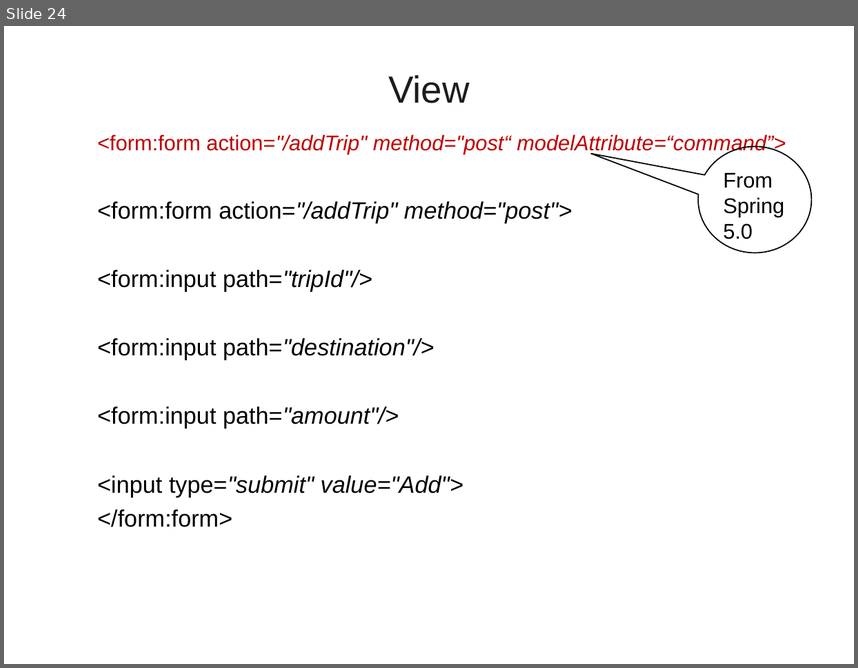
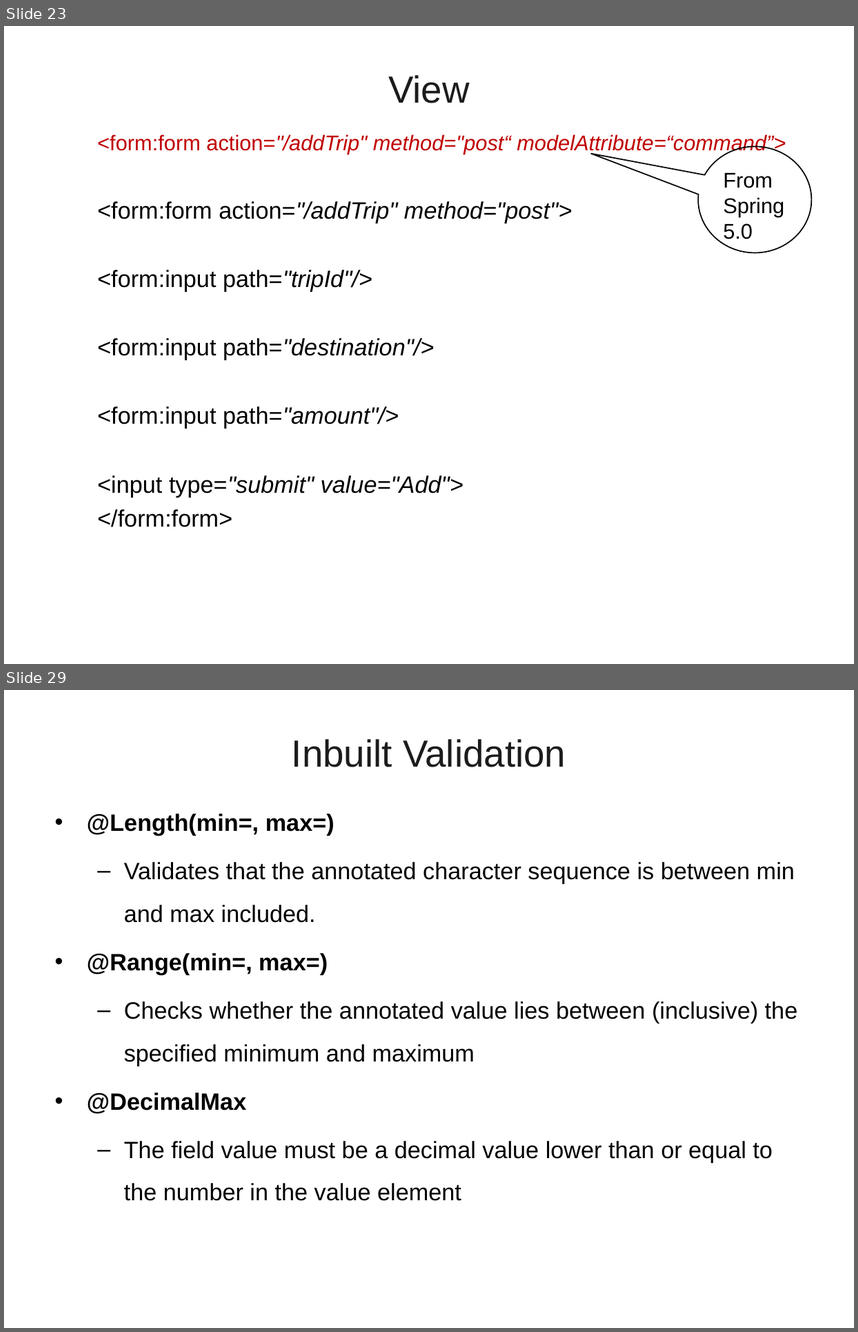
Before and after one commit to vatsanTraining/freshers_dec_2021, a slide deck: SpringBoot_MVC.ppt. Shown one above the other, each under a label of ours: slide 24 before the commit, slides 23 and 29 after it; the slides between them are not shown. The pictures are 858x668 and 858x1332 pixels, drawn with LibreOffice and Linux fonts; fonts in the diff are those of the drawing; background and template pictures are left out. Boxes give left, top, right and bottom in pixels: in the first picture for what was removed or moved away, otherwise in the second. Text is boxed around its words. In the diff, an @@ line names an element or a change of style, - is before the commit and + after.

```diff
--- a/SpringBoot_MVC.ppt
+++ b/SpringBoot_MVC.ppt
@@ slide 29 added at (x1=4, y1=690, x2=854, y2=1328), background picture (left out) @@
@@ title added at (x1=292, y1=739, x2=566, y2=767), 32 pt, text #1C1C1C @@
+Inbuilt Validation
@@ text added at (x1=87, y1=814, x2=798, y2=1201), 20 pt, text #000000 @@
+• @Length(min=, max=)
+  – Validates that the annotated character sequence is between min and max included.
+• @Range(min=, max=)
+  – Checks whether the annotated value lies between (inclusive) the specified minimum and maximum
+• @DecimalMax
+  – The field value must be a decimal value lower than or equal to the number in the value element
@@ what was slide 24 is now slide 23 @@
```
Also in this commit, not shown: 3 slides changed, 9 other slides added.
